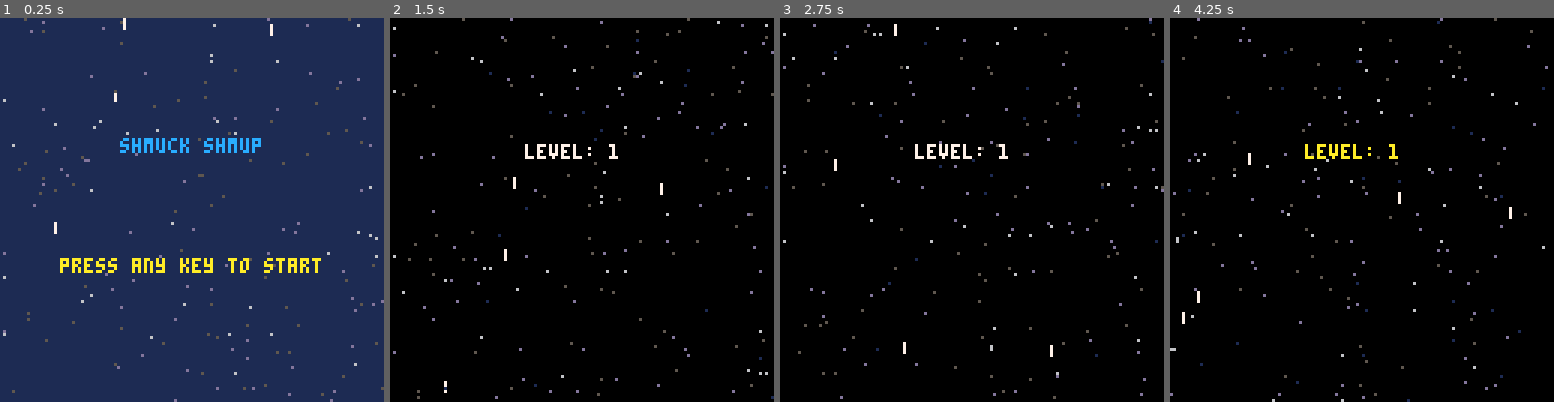
Above: before the commit, frames 1-4 (left to right).
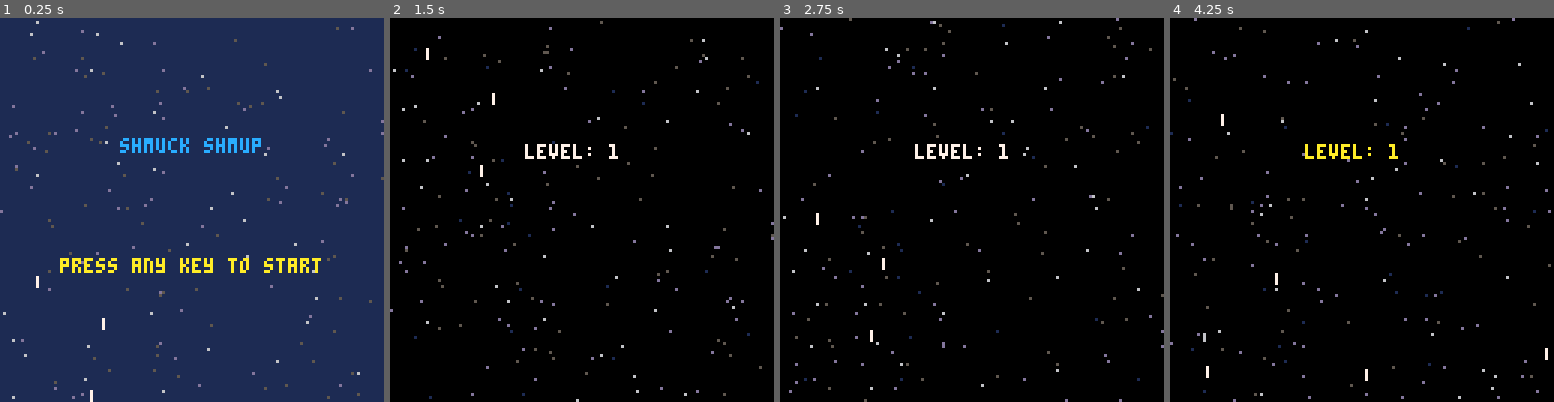
Above: after the commit, the same moments.

Repository: CalebmKopp/shmuptut
Game: PICO-8 cartridge shmup.p8
Two runs of this game, one before a commit and one after it. Both use one fixed random seed, a clock stepped at 60 frames per second and the inputs below.
Inputs:
- Up to frame 1 (0.25 s): no input
- Up to frame 2 (1.5 s): tap X (X key) at 0.33, 1.07 s; tap O (Z key) at 0.7 s
- Up to frame 3 (2.75 s): hold Right 1.6-2.1 s; tap O (Z key) at 1.7, 2.1, 2.5 s; tap X (X key) at 1.85 s; hold Up 2.15-2.42 s; hold Right from 2.47 s (still down)
- Up to frame 4 (4.25 s): tap O (Z key) every 0.4 s from 2.9 to 4.1 s; tap X (X key) at 2.97, 4.08 s; release Right at 3.03 s; hold Left 3.08-3.58 s; hold Down 3.63-3.97 s; hold Right from 4.02 s (still down)

The runs differ from the first frame. In frame 1, 2.1% of the frame differs, in the area x 0-100%, y 0-100%; in frame 2, 2.3%; in frame 3, 2.3%; in frame 4, 2.4%.

Commit message:
adding comments, using objects :)

Diff:
--- a/shmup.p8
+++ b/shmup.p8
@@ -8,7 +8,7 @@
 	t=0
 	mode="start"
 	start_trackers()
-	start_stars()
+	init_stars()
 end
 
 function _update()
@@ -67,20 +67,10 @@
 	curr_level=1
 end
 
-function start_stars()
+function init_stars()
 	starcount=184
-	starx={}
-	stary={}
-	starspd={}
-
+	stars={}
 	for i=1,starcount do
-		add(starx,flr(rnd(128)))
-		add(stary,flr(rnd(128)))
-		add(starspd,rnd(1.5)+0.5)
-	end
-
-	stars={}
-	for i=1,8 do
 		local newstar={}
 		newstar.x=flr(rnd(128))
 		newstar.y=flr(rnd(128))
@@ -90,12 +80,20 @@
 		add(stars, newstar)
 	end
 end
-function calc_star_cols(star_cols)
+function calc_star_cols(star_cols,spd_breaks)
+	--this function calculates the star colors based on speed
 	--ordered from fastest to slowest, 5 values
 	--	default white,lightgrey,lightblue,blue,darkblue
 	star_cols = star_cols or {7,6,13,5,1}
+
+	--default speed breaks
+	spd_breaks = spd_breaks or {1.9600, 1.7, 1.2, 0.7}
+
+	--for every star
 	for i=1,#stars do
+		--get the star reference
 		local star_ref=stars[i]
+		--set the color based on speed
 		if star_ref.spd > 1.9600 then
 			star_ref.col=star_cols[1]
 			star_ref.fast=true
@@ -110,9 +108,11 @@
 		end
 	end
 end
-function drw_star_objs(star_cols)
+function drw_stars(star_cols)
+	--calculate the star colors based on speed
 	calc_star_cols(star_cols)
-	for i=1,starcount do
+	--for every star
+	for i=1,#stars do
 		local star_ref=stars[i]
 		if star_ref.fast then
 			--draw a line
@@ -124,62 +124,24 @@
 	end
 end
 
-function drw_stars(star_cols)
-	star_cols = star_cols or {7,6,13,5,1}
-	for i=1,starcount do
-		--default color, should never
-		--	be rendered
-		local scolor=8
-		local speed=starspd[i]
-		local toofast=false
-
-		if speed > 1.9600 then
-			scolor=star_cols[1] --white
-			toofast=true
-		elseif speed > 1.7 then
-			scolor=star_cols[2] --lightgrey
-		elseif speed > 1.2 then
-			scolor=star_cols[3] --lightblue
-		elseif speed > 0.7 then
-			scolor=star_cols[4] --blue
-		else
-			scolor=star_cols[5] --dark blue
-		end
-
-		-- if the star is too high of speed
-		--  draw a line instead of a pixel
-		if toofast then
-			-- draw a line
-			line(starx[i],stary[i],starx[i],stary[i]-3,scolor)
-		else
-			-- draw a pixel
-			pset(starx[i],stary[i],scolor)
-		end
-	end
-end
-
 function ani_stars(spd_mod)
 	spd_mod = spd_mod or 1
 	--for every star
-	for i=1,starcount do
-		local sy=stary[i]
-		--increment y coord by starspd
-		sy+=(starspd[i]*spd_mod)
-		--if it gets too high
-		if sy>128 then
-			--subtract 128, or set 0
-			sy = 0
-		end
-		--reassign to array, for draw
-		--	func to pull y coord
-		stary[i]=sy
-	end
-
 	for i=1,#stars do
+		--get the star reference
 		local star_ref=stars[i]
+		--move the star
+		-- by adding the speed and multiplying by the speed modifier
 		star_ref.y+=(star_ref.spd*spd_mod)
+		--if the star is off the screen
 		if star_ref.y>128then
+			--reset the star to the top
 			star_ref.y=0
+		end
+		--if the star is too far off the screen
+		if star_ref.y < -3 then
+			--reset the star to the bottom
+			star_ref.y=-2
 		end
 	end
 end
@@ -293,7 +255,7 @@
 	if btnp(4) or btnp(5) then
 		mode="start"
 		start_trackers()
-		start_stars()
+		init_stars()
 	end
 end
 
